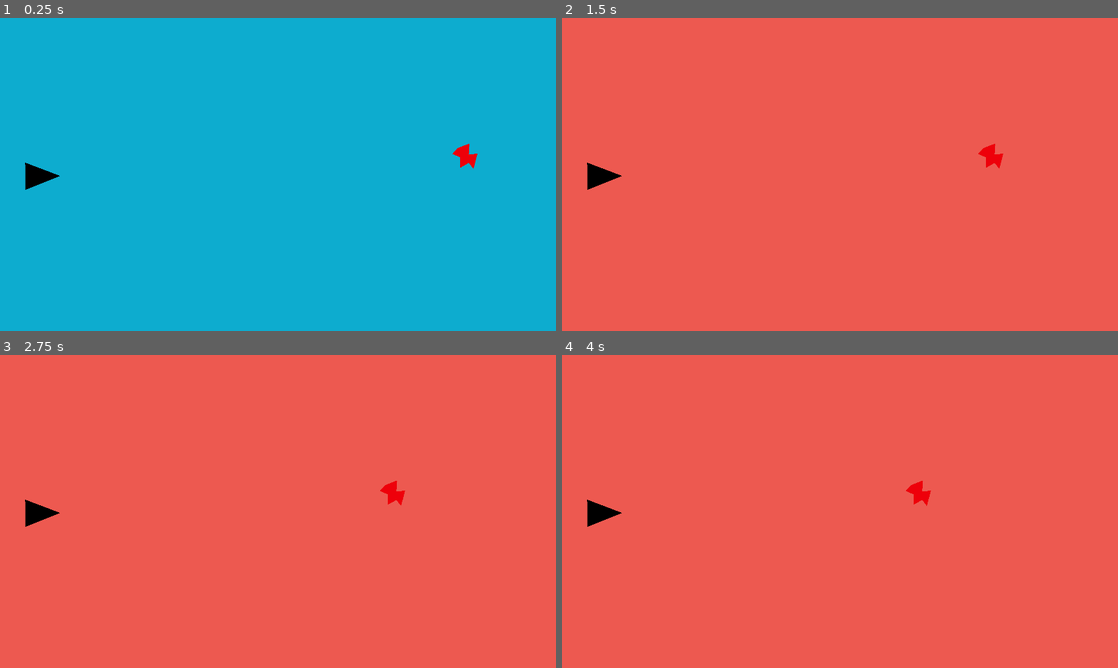
Above: before the commit, frames 1-4 (two rows, left to right).
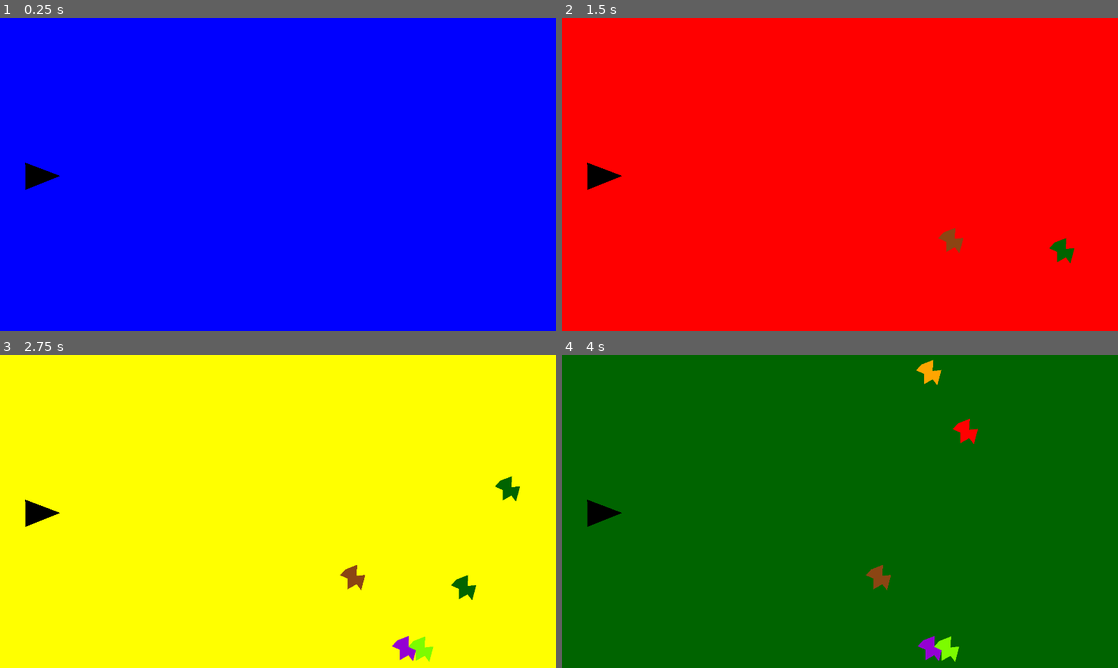
Above: after the commit, the same moments.

Repository: Yggdrasil938/Shattered
Game: Godot game, scene res://Debug Level.tscn
Two runs of this game, one before a commit and one after it. Both use one fixed random seed, a clock stepped at 60 frames per second and the inputs below. Before the commit the project starts from res://2d test scene.tscn.
Inputs:
- Up to frame 1 (0.25 s): no input
- Up to frame 2 (1.5 s): tap Enter at 0.5 s; hold Shift (ui_change_color) 0.53-1.28 s; tap Shift (ui_change_color) at 1.35 s
- Up to frame 3 (2.75 s): hold Shift (ui_change_color) from 2.03 s (still down)
- Up to frame 4 (4 s): release Shift (ui_change_color) at 2.78 s; tap Shift (ui_change_color) at 2.85 s; hold Shift (ui_change_color) from 3.53 s (still down)

The runs differ from the first frame. In frame 1, 100% of the frame differs, in the area x 0-100%, y 0-100%; in frame 2, 100%; in frame 3, 100%; in frame 4, 100%.

Commit message:
Finishing off robust color changing code. Adding all colors and a color index translator function. Creating levels and spawning enemies is much easier now

Diff:
--- a/2d test scene.tscn
+++ /dev/null
@@ -1,83 +0,0 @@
-[gd_scene load_steps=7 format=3 uid="uid://tituay15oda3"]
-
-[ext_resource type="Script" path="res://canvas_layer.gd" id="1_72b27"]
-[ext_resource type="Script" path="res://blue_bg.gd" id="2_uo3xw"]
-[ext_resource type="Script" path="res://red_bg.gd" id="3_mnusr"]
-[ext_resource type="Script" path="res://player.gd" id="4_8si11"]
-[ext_resource type="Script" path="res://canvas_layer_2.gd" id="5_41d8d"]
-[ext_resource type="PackedScene" uid="uid://ckelq4j5qt3pa" path="res://red chip.tscn" id="6_ygwgc"]
-
-[node name="Main" type="Node2D"]
-position = Vector2(4, 6)
-
-[node name="Combat Camera" type="Camera2D" parent="."]
-anchor_mode = 0
-enabled = false
-
-[node name="Combat Layer" type="CanvasLayer" parent="." groups=["Combat Layer"]]
-script = ExtResource("5_41d8d")
-
-[node name="Area2D" parent="Combat Layer" instance=ExtResource("6_ygwgc")]
-position = Vector2(1623, 479)
-
-[node name="Player" type="Polygon2D" parent="Combat Layer"]
-physics_interpolation_mode = 1
-position = Vector2(124, 545)
-scale = Vector2(0.626792, 0.541415)
-color = Color(0, 0, 0, 1)
-offset = Vector2(-253.673, -402.648)
-polygon = PackedVector2Array(194.642, 317.686, 387.689, 402.648, 195.914, 491)
-script = ExtResource("4_8si11")
-
-[node name="Shooting Timer" type="Timer" parent="Combat Layer/Player"]
-wait_time = 0.3
-one_shot = true
-
-[node name="CharacterBody2D" type="CharacterBody2D" parent="Combat Layer/Player"]
-use_parent_material = true
-motion_mode = 1
-safe_margin = 5.0
-
-[node name="CollisionPolygon2D" type="CollisionPolygon2D" parent="Combat Layer/Player/CharacterBody2D"]
-physics_interpolation_mode = 1
-position = Vector2(-255.268, -400.801)
-polygon = PackedVector2Array(194.642, 317.686, 387.689, 402.648, 195.914, 491)
-
-[node name="Marker2D" type="Marker2D" parent="Combat Layer/Player"]
-position = Vector2(105.298, 0)
-
-[node name="Enemy Spawn Timer" type="Timer" parent="Combat Layer"]
-wait_time = 5.0
-one_shot = true
-autostart = true
-
-[node name="Color Layer" type="CanvasLayer" parent="Combat Layer" groups=["Color Change Layer"]]
-layer = -1
-script = ExtResource("1_72b27")
-
-[node name="Changing Timer" type="Timer" parent="Combat Layer/Color Layer"]
-wait_time = 5.0
-one_shot = true
-
-[node name="Red BG" type="Polygon2D" parent="Combat Layer/Color Layer"]
-visible = false
-z_index = -2
-z_as_relative = false
-position = Vector2(-13.8766, -27)
-scale = Vector2(1.06617, 1)
-color = Color(0.932369, 0.350295, 0.316703, 1)
-polygon = PackedVector2Array(-142, -43, -153, 1150, 1978, 1207, 1941, -30)
-script = ExtResource("3_mnusr")
-
-[node name="Blue BG" type="Polygon2D" parent="Combat Layer/Color Layer"]
-visible = false
-z_index = -2
-z_as_relative = false
-position = Vector2(-9.87657, -21)
-scale = Vector2(1.06617, 1)
-color = Color(0.052731, 0.677331, 0.813175, 1)
-polygon = PackedVector2Array(-142, -43, -153, 1150, 1978, 1207, 1941, -30)
-script = ExtResource("2_uo3xw")
-
-[node name="CanvasModulate" type="CanvasModulate" parent="Combat Layer"]
-position = Vector2(4, 6)
--- a/2d_test_scene.gd
+++ /dev/null
@@ -1,14 +0,0 @@
-extends Node2D
-
-
-
-# Called when the node enters the scene tree for the first time.
-func _ready() -> void:
-	pass # Replace with function body.
-
-
-# Called every frame. 'delta' is the elapsed time since the previous frame.
-func _process(delta: float) -> void:
-
-
-	pass
--- a/bullet.tscn
+++ b/Bullet.tscn
@@ -1,17 +1,17 @@
-[gd_scene load_steps=3 format=3 uid="uid://dvr8b1tfw2j5q"]
+[gd_scene load_steps=3 format=3 uid="uid://mx28agvvs6x3"]
 
-[ext_resource type="Script" path="res://bullet.gd" id="1_aqq1o"]
+[ext_resource type="Script" path="res://bullet.gd" id="1_qm3ru"]
 
 [sub_resource type="RectangleShape2D" id="RectangleShape2D_q13wc"]
 size = Vector2(110.084, 40.6342)
 
-[node name="Area2D" type="Area2D" groups=["bullets"]]
+[node name="Bullet Node" type="Area2D" groups=["bullets"]]
 process_mode = 3
 z_as_relative = false
 position = Vector2(952, 519)
-script = ExtResource("1_aqq1o")
+script = ExtResource("1_qm3ru")
 
-[node name="Bullet" type="Polygon2D" parent="."]
+[node name="Bullet Sprite" type="Polygon2D" parent="."]
 z_index = 3
 z_as_relative = false
 position = Vector2(-77, -2)
--- a/chip.tscn
+++ b/Chip.tscn
@@ -1,17 +1,16 @@
-[gd_scene load_steps=3 format=3 uid="uid://b3nquhmswxfvf"]
+[gd_scene load_steps=3 format=3 uid="uid://dhyhrgad7kms3"]
 
-[ext_resource type="Script" path="res://red_chip.gd" id="1_ukutj"]
+[ext_resource type="Script" path="res://chip.gd" id="1_vigw1"]
 
 [sub_resource type="CircleShape2D" id="CircleShape2D_3oiur"]
 radius = 57.85
 
-[node name="Area2D" type="Area2D" groups=["enemies"]]
+[node name="Chip" type="Area2D" groups=["enemies"]]
 position = Vector2(399, 318)
-script = ExtResource("1_ukutj")
+script = ExtResource("1_vigw1")
 
-[node name="Chip Sprite" type="Polygon2D" parent="."]
+[node name="Chip Sprite" type="Polygon2D" parent="." groups=["chip"]]
 position = Vector2(1, -6)
-color = Color(0.936432, 0, 0.0424788, 1)
 offset = Vector2(-359, -200)
 polygon = PackedVector2Array(340, 176, 322, 196, 349, 208, 349, 244, 379, 227, 395, 248, 409, 195, 379, 198, 381, 160)
 
--- a/blue_bg.gd
+++ b/Debug Level.gd
@@ -1,12 +1,14 @@
-extends Polygon2D
+extends Node2D
+var level_pane_set: Array[int] = [0,1,2,3,4,5,6,7,8,9] # Just red and blue for now
 
 
 # Called when the node enters the scene tree for the first time.
 func _ready() -> void:
-	visible = true
 	pass # Replace with function body.
 
 
 # Called every frame. 'delta' is the elapsed time since the previous frame.
 func _process(delta: float) -> void:
+
+
 	pass
--- /dev/null
+++ b/Debug Level.tscn
@@ -0,0 +1,64 @@
+[gd_scene load_steps=5 format=3 uid="uid://cshnirvr0flf3"]
+
+[ext_resource type="Script" path="res://Debug Level.gd" id="1_jrgxa"]
+[ext_resource type="Script" path="res://canvas_layer_2.gd" id="2_nkjbn"]
+[ext_resource type="Script" path="res://player.gd" id="3_wnehk"]
+[ext_resource type="Script" path="res://pane_layer.gd" id="4_m5x1l"]
+
+[node name="Debug Level" type="Node2D" groups=["levels"]]
+position = Vector2(4, 6)
+script = ExtResource("1_jrgxa")
+
+[node name="Combat Camera" type="Camera2D" parent="."]
+anchor_mode = 0
+enabled = false
+
+[node name="Combat Layer" type="CanvasLayer" parent="." groups=["Combat Layer"]]
+script = ExtResource("2_nkjbn")
+
+[node name="Player" type="Polygon2D" parent="Combat Layer"]
+physics_interpolation_mode = 1
+position = Vector2(124, 545)
+scale = Vector2(0.626792, 0.541415)
+color = Color(0, 0, 0, 1)
+offset = Vector2(-253.673, -402.648)
+polygon = PackedVector2Array(194.642, 317.686, 387.689, 402.648, 195.914, 491)
+script = ExtResource("3_wnehk")
+
+[node name="Shooting Timer" type="Timer" parent="Combat Layer/Player"]
+wait_time = 0.3
+one_shot = true
+
+[node name="CharacterBody2D" type="CharacterBody2D" parent="Combat Layer/Player"]
+use_parent_material = true
+motion_mode = 1
+safe_margin = 5.0
+
+[node name="CollisionPolygon2D" type="CollisionPolygon2D" parent="Combat Layer/Player/CharacterBody2D"]
+physics_interpolation_mode = 1
+position = Vector2(-255.268, -400.801)
+polygon = PackedVector2Array(194.642, 317.686, 387.689, 402.648, 195.914, 491)
+
+[node name="Marker2D" type="Marker2D" parent="Combat Layer/Player"]
+position = Vector2(105.298, 0)
+
+[node name="Enemy Spawn Timer" type="Timer" parent="Combat Layer"]
+wait_time = 0.502
+one_shot = true
+autostart = true
+
+[node name="Pane Painter" type="CanvasLayer" parent="." groups=["Color Change Layer"]]
+layer = -1
+script = ExtResource("4_m5x1l")
+
+[node name="Pane Change Cooldown" type="Timer" parent="Pane Painter" groups=["pane cooldown timer"]]
+wait_time = 5.0
+one_shot = true
+
+[node name="Active Pane Sprite" type="Polygon2D" parent="Pane Painter" groups=["Pane BG"]]
+z_index = -2
+z_as_relative = false
+position = Vector2(-13.8766, -27)
+scale = Vector2(1.06617, 1)
+color = Color(0.932369, 0.350295, 0.316703, 1)
+polygon = PackedVector2Array(-142, -43, -153, 1150, 1978, 1207, 1941, -30)
--- a/bullet.gd
+++ b/bullet.gd
@@ -1,23 +1,16 @@
 extends Area2D
+
+# Initialization values
 @export var move_speed = 2000
-var direction = Vector2 (1,0)
-var layer_color = 0
-
+@export var direction = Vector2 (1,0)
 
 # Called when the node enters the scene tree for the first time.
 func _ready() -> void:
-	print("creating bullet")
-	await get_tree().create_timer(3).timeout
+	await get_tree().create_timer(3).timeout # Bullets last 3 seconds maximum before despawning
 	queue_free()
-	print("bullet destroyed")
-	pass # Replace with function body.
-
-func _set_layer_color () -> void:
-	layer_color = get_node("/root/Main/Camera2D/Control/CanvasLayer").layer_color
 	pass
-
 
 # Called every frame. 'delta' is the elapsed time since the previous frame.
 func _process(delta: float) -> void:
-	global_position += direction * move_speed * delta
+	global_position += direction * move_speed * delta # Movement Calculation
 	pass
--- a/canvas_layer.gd
+++ /dev/null
@@ -1,31 +0,0 @@
-extends CanvasLayer
-@export var layer_color = 0 # Keeps track of what color pane the player is on
-
-# Called when the node enters the scene tree for the first time.
-func _ready() -> void:
-	pass # Replace with function body.
-
-
-# Called every frame. 'delta' is the elapsed time since the previous frame.
-func _process(delta: float) -> void:
-	#print(get_node("Changing Timer").time_left)
-
-
-	if Input.is_action_pressed("ui_change_color") && get_node("Changing Timer").is_stopped(): # Whenever the change color button (shift by default) is pressed
-		if layer_color == 0:
-			layer_color = 1
-			get_node("Blue BG").set_visible(false)
-			get_node("Red BG").set_visible(true)
-			#print("Changing to blue")
-			get_node("Changing Timer").start(5)
-			# Checks the layer color, flips it, changes BG visibility and starts a cooldown timer
-			#This is poorly done currently, need a better indexing system and switch statement. Good for now. :3
-
-
-		else:
-			layer_color = 0
-			get_node("Blue BG").set_visible(true)
-			get_node("Red BG").set_visible(false )
-			#print("Changing to red")
-			get_node("Changing Timer").start(5)
-	pass
--- a/canvas_layer_2.gd
+++ b/canvas_layer_2.gd
@@ -1,5 +1,5 @@
 extends CanvasLayer
-var c_enemy = preload("res://red chip.tscn")
+var c_enemy = preload("res://Chip.tscn")
 var position: Vector2
 @onready var current_pane : Node = get_tree().get_first_node_in_group("Color Change Layer")
 
@@ -20,12 +20,11 @@
 		var x_range = Vector2(1250, 1920)
 		var y_range = Vector2(50, 1030)
 
-		enemy_instance._get_layer_color(current_pane.layer_color)
+		enemy_instance._get_layer_color(current_pane.pane_color_index)
 		var random_x = randi() % int(x_range[1]- x_range[0]) + 1 + x_range[0]
 		var random_y =  randi() % int(y_range[1]-y_range[0]) + 1 + y_range[0]
 		var random_pos = Vector2(random_x, random_y)
-		var random_color = randi_range(0, 1)
-		print(random_color)
+		var random_color = randi_range(0, 9)
 		enemy_instance._change_color(random_color)
 
 		position=random_pos
--- a/red_chip.gd
+++ b/chip.gd
@@ -20,24 +20,21 @@
 	pass
 
 func _change_color (spawn_color: int) -> void:
-	print(spawn_color)
-	match spawn_color:
-		1:
-			print("color is blue")
-			get_node("Chip Sprite").set_color("AQUA")
-			e_color = 1
-		0:
-			e_color = 0
+	var color_str = current_pane._convert_int_to_color(spawn_color)
+	get_child(0).set_color(color_str)
+	e_color = spawn_color
+	print (color_str)
+	print(e_color)
 	pass
 
 func _check_layer_color () -> void:
-	layer_color = current_pane.layer_color
+	layer_color = current_pane.pane_color_index
 	pass
 
 
 func _on_area_entered(body: Area2D) -> void:
 	_check_layer_color()
-	if body.is_in_group("bullets") && layer_color == e_color:
+	if body.is_in_group("bullets") && layer_color != e_color:
 		print("enemy hit!")
 		body.queue_free()
 		queue_free()
--- /dev/null
+++ b/pane_layer.gd
@@ -0,0 +1,62 @@
+extends CanvasLayer
+
+var pane_color_index = 0 # Keeps track of what color pane the player is on
+
+# Local variables for referencing nodes, makes changing name and heirarchy much less painful
+@onready var current_pane : Node = get_tree().get_first_node_in_group("Pane BG")
+@onready var current_level :  Node = get_tree().get_first_node_in_group("levels")
+@onready var pane_cooldown : Node = get_tree().get_first_node_in_group("pane cooldown timer")
+
+# Creates an array from the current level node that stores the colors availible and the amount of them
+@onready var pane_set: Array[int] = current_level.level_pane_set.duplicate()
+@onready var pane_set_size = pane_set.size()
+
+func _convert_int_to_color(index : int):
+	var color_string = ""
+	match index:
+		0:
+			color_string = "BLUE" # Water
+		1:
+			color_string = "RED" # Fire
+		2:
+			color_string = "YELLOW" # Electric
+		3:
+			color_string = "DARK_GREEN" # Acid
+		4:
+			color_string = "DARK_VIOLET" # Gravity
+		5:
+			color_string = "SADDLE_BROWN" # Earth
+		6:
+			color_string = "ORANGE" # Sun
+		7:
+			color_string = "AQUAMARINE" # Ice
+		8:
+			color_string = "LAWN_GREEN" # Plant
+		9:
+			color_string = "LIGHT_GRAY" # Wind
+		_:
+			color_string = "BLACK"
+	return color_string
+
+# Changes the background pane color based on the input
+func _change_pane(layer : int) -> void:
+	var color
+	color = _convert_int_to_color(layer)
+	current_pane.set_color(color)
+	pass
+
+# Called when the node enters the scene tree for the first time.
+func _ready() -> void:
+	_change_pane(pane_set[0]) # Initializes the pane color, first color of the level array is the default
+	pass
+
+# Called every frame. 'delta' is the elapsed time since the previous frame.
+func _process(delta: float) -> void:
+	 # Whenever the change color button (shift by default) is pressed, change pane if it's off cooldown
+	if Input.is_action_pressed("ui_change_color") && pane_cooldown.is_stopped():
+		pane_color_index += 1
+		if pane_color_index > pane_set_size - 1 :
+			pane_color_index = 0 # Increments the pane index, if the index size is out of bounds reset to 0
+		_change_pane(pane_color_index)
+		pane_cooldown.start(1)
+	pass
--- a/player.gd
+++ b/player.gd
@@ -12,7 +12,7 @@
 
 # Instantiating scenes for instance spawning
 
-var p_bullet = preload("res://bullet.tscn")
+var p_bullet = preload("res://Bullet.tscn")
 
 func _input(event): # Extracts the event string from inputs for use in a match statement
 	var p_action = "x"
--- a/project.godot
+++ b/project.godot
@@ -11,7 +11,7 @@
 [application]
 
 config/name="Shattered"
-run/main_scene="res://2d test scene.tscn"
+run/main_scene="res://Debug Level.tscn"
 config/features=PackedStringArray("4.3", "Mobile")
 config/icon="res://icon.svg"
 
@@ -27,6 +27,7 @@
 
 enemies=""
 bullets=""
+levels=""
 
 [input]
 
--- a/red chip.tscn
+++ /dev/null
@@ -1,22 +0,0 @@
-[gd_scene load_steps=3 format=3 uid="uid://ckelq4j5qt3pa"]
-
-[ext_resource type="Script" path="res://red_chip.gd" id="1_ktbye"]
-
-[sub_resource type="CircleShape2D" id="CircleShape2D_3oiur"]
-radius = 57.85
-
-[node name="Area2D" type="Area2D" groups=["enemies"]]
-position = Vector2(399, 318)
-script = ExtResource("1_ktbye")
-
-[node name="Chip Sprite" type="Polygon2D" parent="."]
-position = Vector2(1, -6)
-color = Color(0.936432, 0, 0.0424788, 1)
-offset = Vector2(-359, -200)
-polygon = PackedVector2Array(340, 176, 322, 196, 349, 208, 349, 244, 379, 227, 395, 248, 409, 195, 379, 198, 381, 160)
-
-[node name="CollisionShape2D" type="CollisionShape2D" parent="."]
-position = Vector2(6, 1)
-shape = SubResource("CircleShape2D_3oiur")
-
-[connection signal="area_entered" from="." to="." method="_on_area_entered"]
--- a/red_bg.gd
+++ /dev/null
@@ -1,11 +0,0 @@
-extends Polygon2D
-
-# Called when the node enters the scene tree for the first time.
-func _ready() -> void:
-	visible = false
-	pass # Replace with function body.
-
-
-# Called every frame. 'delta' is the elapsed time since the previous frame.
-func _process(delta: float) -> void:
-	pass
